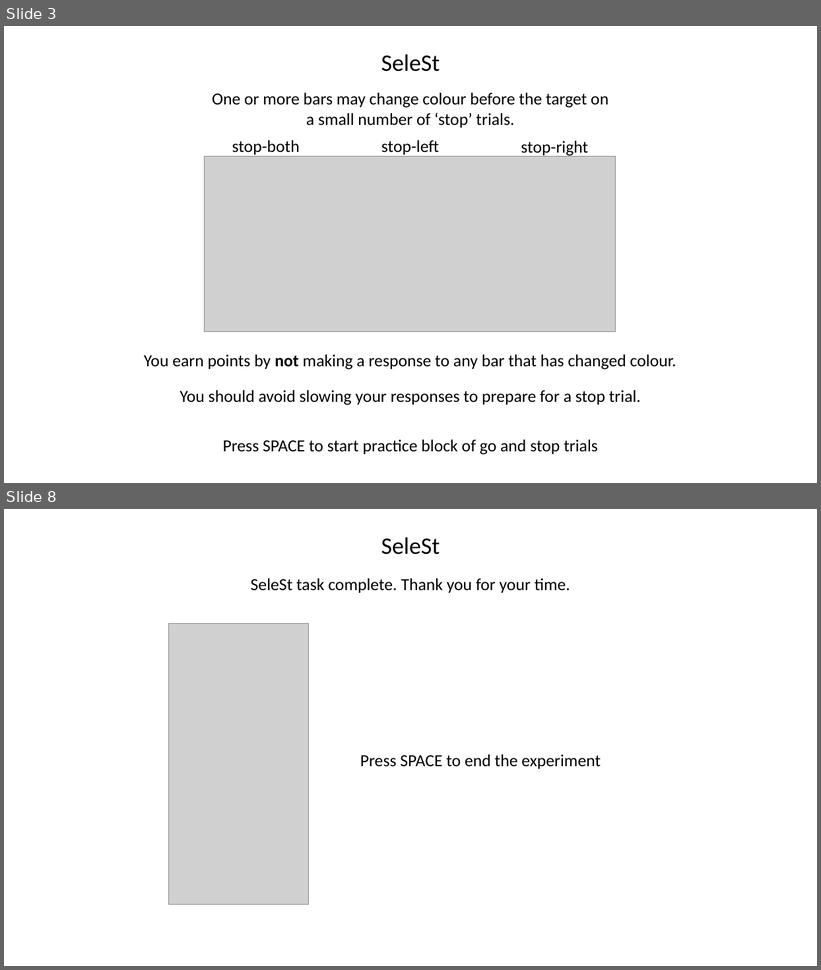
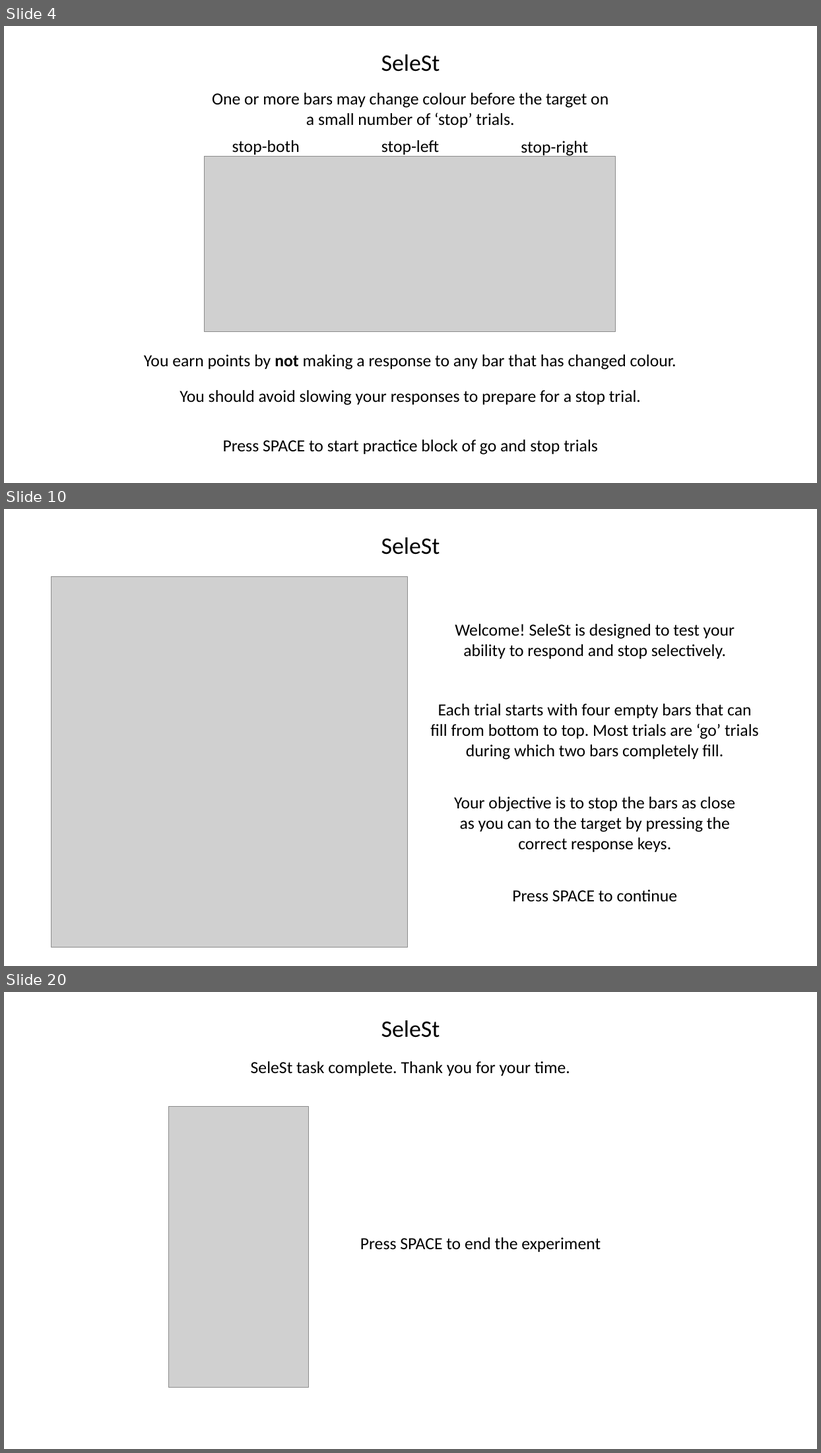
Before and after one commit to coreywadsley/SeleST, a slide deck: instructions/SeleSt_instruction_slides.pptx. Shown one above the other, each under a label of ours: slides 3 and 8 before the commit, slides 4, 10 and 20 after it; the slides between them are not shown. The pictures are 821x970 and 821x1453 pixels, drawn with LibreOffice and Linux fonts; fonts in the diff are those of the drawing; grey boxes stand for pictures. Boxes give left, top, right and bottom in pixels: in the first picture for what was removed or moved away, otherwise in the second. Text is boxed around its words. In the diff, an @@ line names an element or a change of style, - is before the commit and + after.

```diff
--- a/instructions/SeleSt_instruction_slides.pptx
+++ b/instructions/SeleSt_instruction_slides.pptx
@@ slide 10 added at (x1=4, y1=509, x2=817, y2=966), background #FFFFFF @@
@@ text added at (x1=382, y1=537, x2=440, y2=555), 28 pt, text #000000 @@
+SeleSt
@@ picture added at (x1=52, y1=577, x2=408, y2=948) @@
@@ group added at (x1=430, y1=624, x2=759, y2=902): 4 texts @@
+Welcome! SeleSt is designed to test your ability to respond and stop selectively.
+Each trial starts with four empty bars that can fill from bottom to top. Most trials are ‘go’ trials during which two bars completely fill.
+Your objective is to stop the bars as close as you can to the target by pressing the correct response keys.
+Press SPACE to continue
@@ what was slide 3 is now slide 4 @@
@@ what was slide 8 is now slide 20 @@
```
Also in this commit, not shown: 5 slides changed, 11 other slides added, 16 other files.
